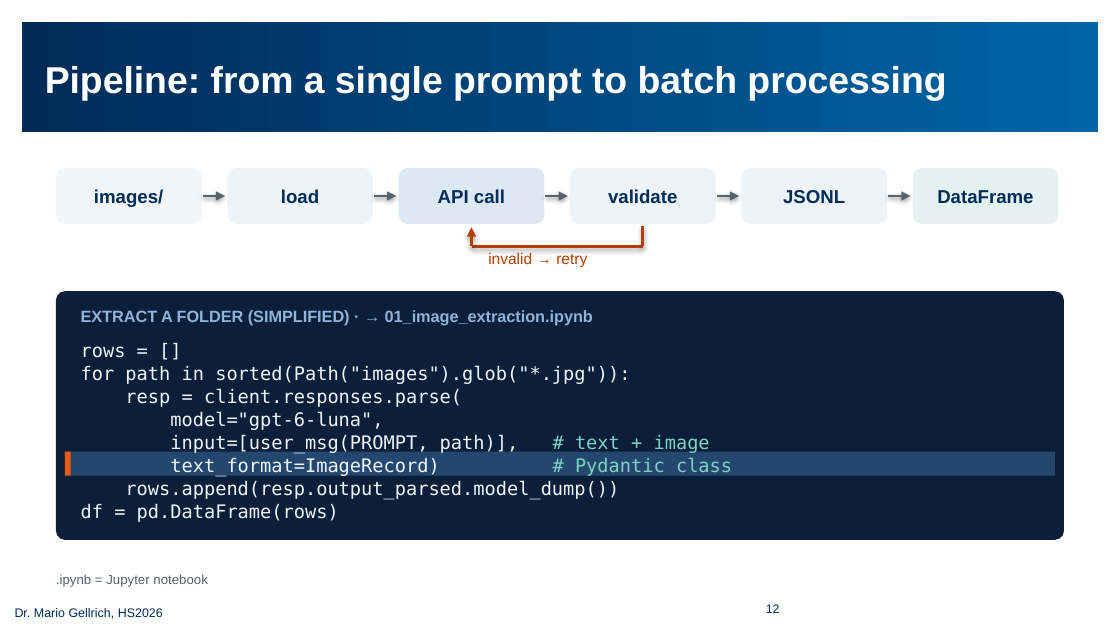
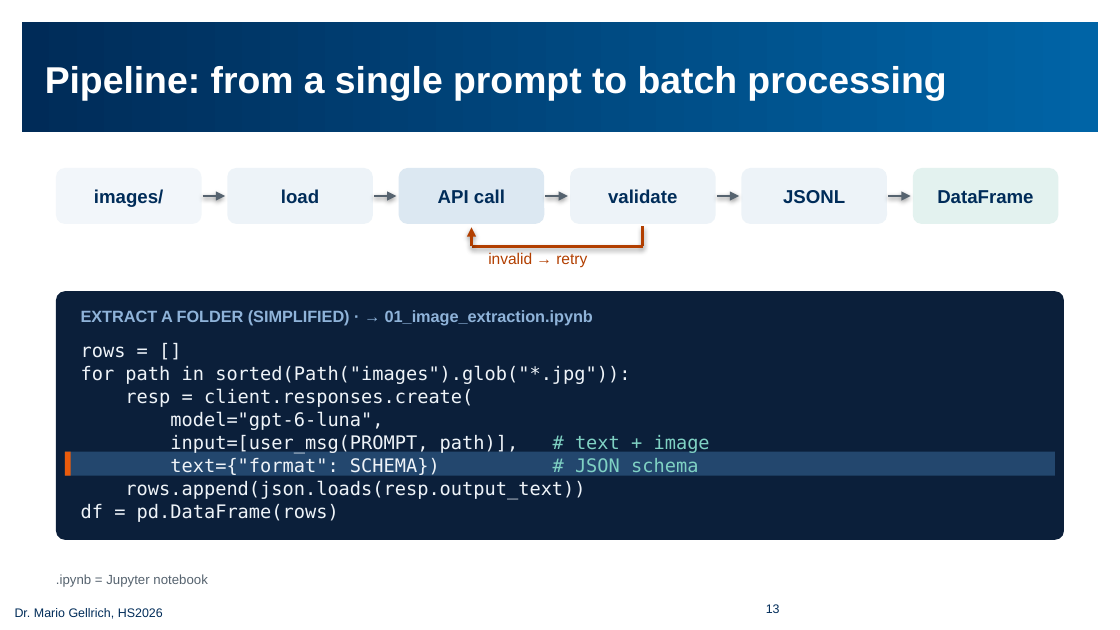
Before and after one commit to mario-gellrich-zhaw/multimodal_extraction_generation, a slide deck: slide 13 of slides/Slides_MSC_Data_Science_Week_13_EN_barrierefrei.pptx (slide 12 before the commit). Drawn at 1120x630 pixels with LibreOffice and Linux fonts; fonts in the diff are those of the drawing; background and template pictures are left out. Boxes give left, top, right and bottom in pixels: in the first picture for what was removed or moved away, otherwise in the second. Text is boxed around its words. In the diff, an @@ line names an element or a change of style, - is before the commit and + after.

```diff
--- a/slides/Slides_MSC_Data_Science_Week_13_EN_barrierefrei.pptx
+++ b/slides/Slides_MSC_Data_Science_Week_13_EN_barrierefrei.pptx
@@ text at [125,388,473,407]: text changed @@
-resp = client.responses.parse(
+resp = client.responses.create(
@@ text at [125,458,698,500]: text changed @@
-text_format=ImageRecord) # Pydantic class
-rows.append(resp.output_parsed.model_dump())
+text={"format": SCHEMA}) # JSON schema
+rows.append(json.loads(resp.output_text))
@@ text at [766,604,780,613]: text changed @@
-12
+13
```
Also in this commit, not shown: 56 other slides changed, 1 slide added, 11 other files.
